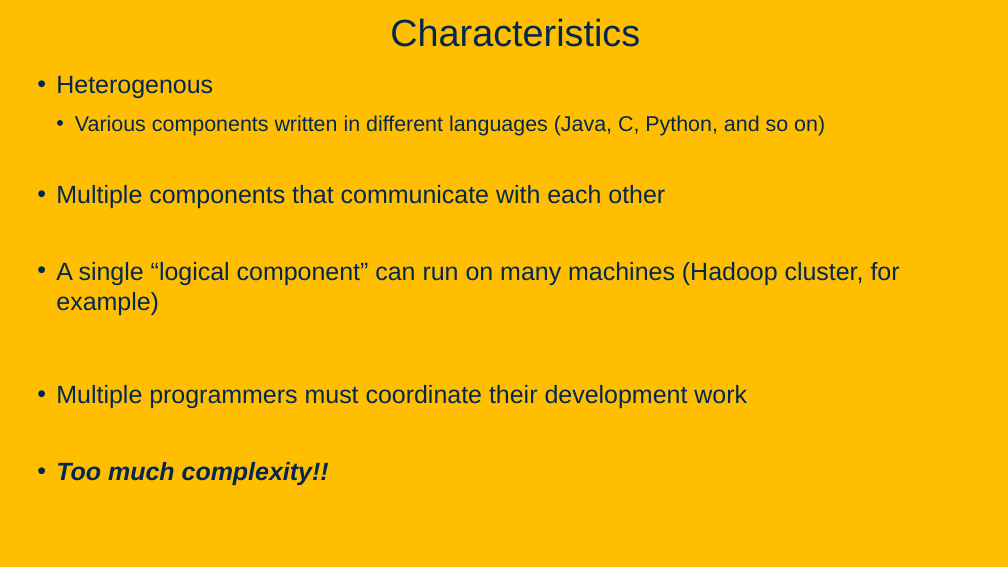
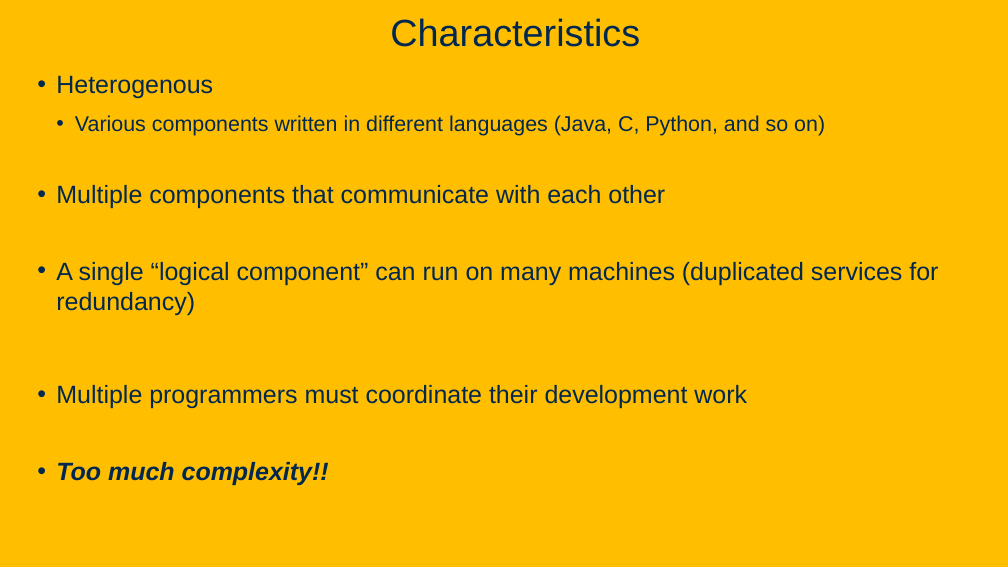
Before and after one commit to davsec-teaching/ecs160-f25, a slide deck: slide 17 of slides/1_logistics_and_course_introduction.pptx (slide 13 before the commit). Drawn at 1008x567 pixels with LibreOffice and Linux fonts; fonts in the diff are those of the drawing; background and template pictures are left out. Boxes give left, top, right and bottom in pixels: in the first picture for what was removed or moved away, otherwise in the second. Text is boxed around its words. In the diff, an @@ line names an element or a change of style, - is before the commit and + after.

```diff
--- a/slides/1_logistics_and_course_introduction.pptx
+++ b/slides/1_logistics_and_course_introduction.pptx
@@ text at (x1=56, y1=262, x2=938, y2=316): text changed @@
-• A single “logical component” can run on many machines (Hadoop cluster, for example)
+• A single “logical component” can run on many machines (duplicated services for redundancy)
```
Also in this commit, not shown: 10 other slides changed, 12 slides added.
